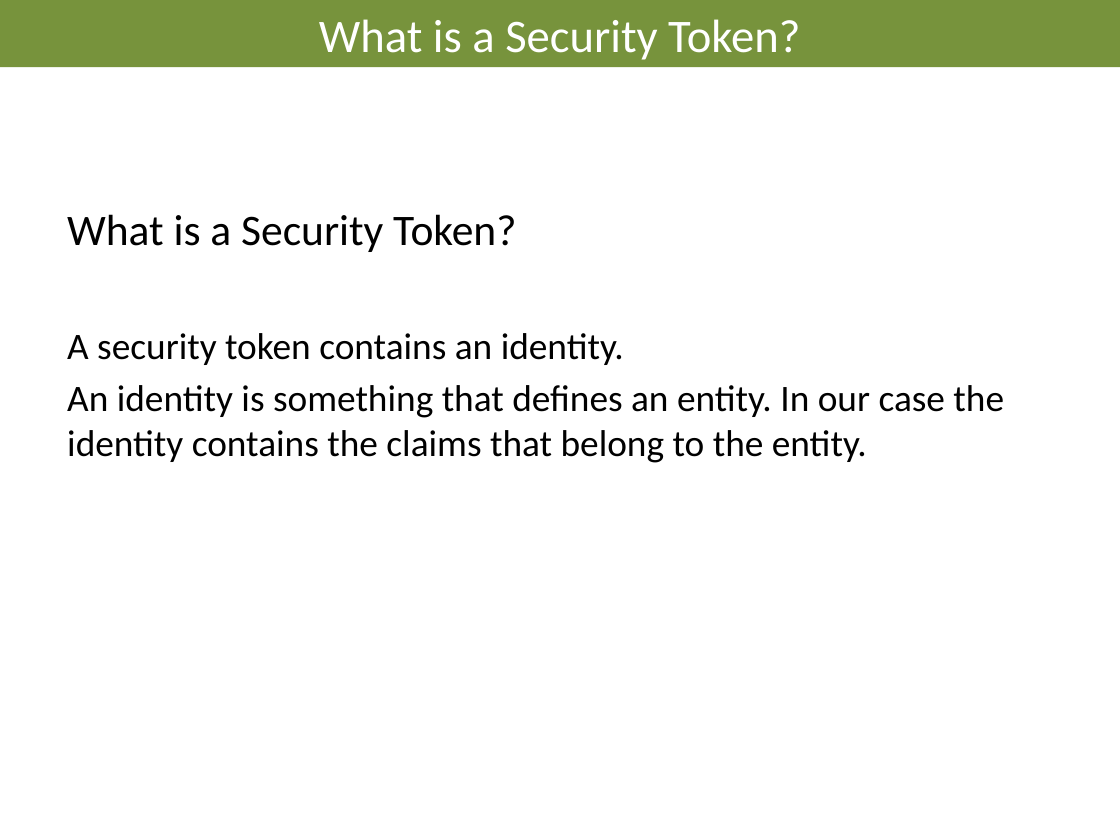
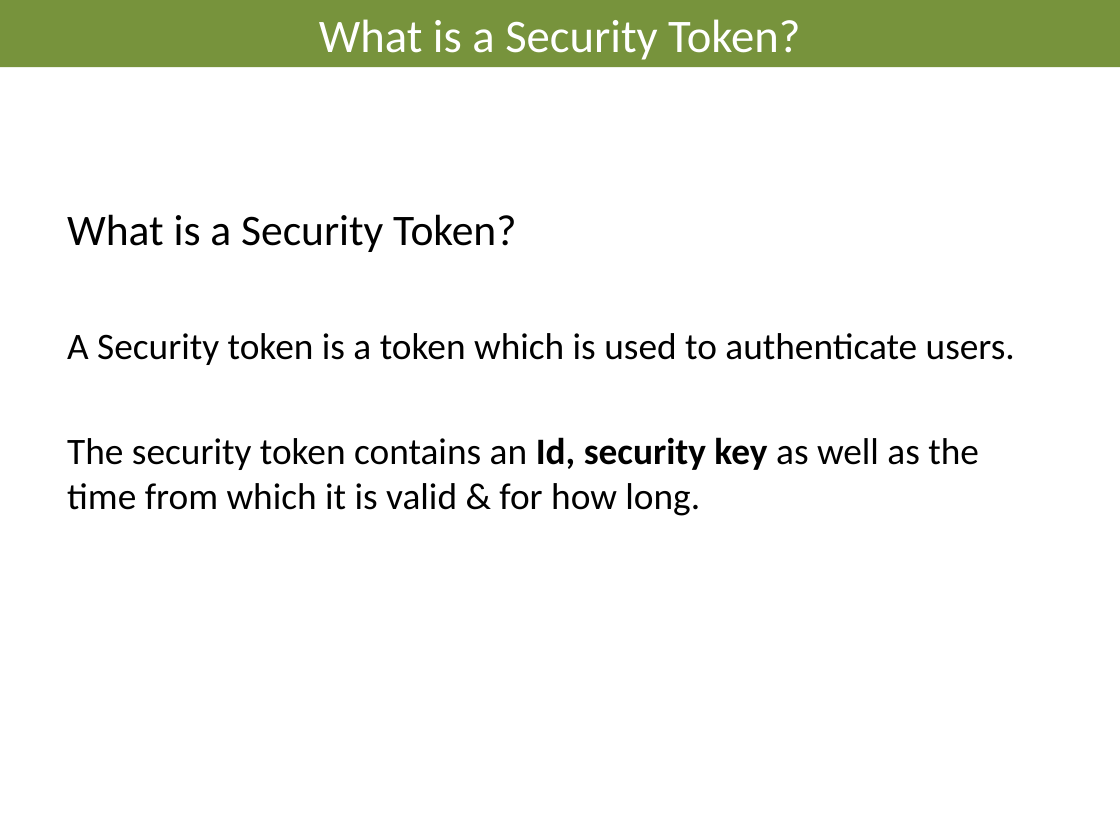
Before and after one commit to AndreasElffors/IdentityTemplate, a slide deck: slide 14 of Documents/Identity-Theory.pptx (slide 7 before the commit). Drawn at 1120x840 pixels with LibreOffice and Linux fonts; fonts in the diff are those of the drawing; background and template pictures are left out. Boxes give left, top, right and bottom in pixels: in the first picture for what was removed or moved away, otherwise in the second. Text is boxed around its words. In the diff, an @@ line names an element or a change of style, - is before the commit and + after.

```diff
--- a/Documents/Identity-Theory.pptx
+++ b/Documents/Identity-Theory.pptx
@@ text at bbox=[67, 333, 1015, 516]: text changed @@
-A security token contains an identity.
-An identity is something that defines an entity. In our case the identity contains the claims that belong to the entity.
+A Security token is a token which is used to authenticate users.
+The security token contains an Id, security key as well as the time from which it is valid & for how long.
```
Also in this commit, not shown: 12 other slides changed, 11 slides added, 1 slide removed, 1 other file.
